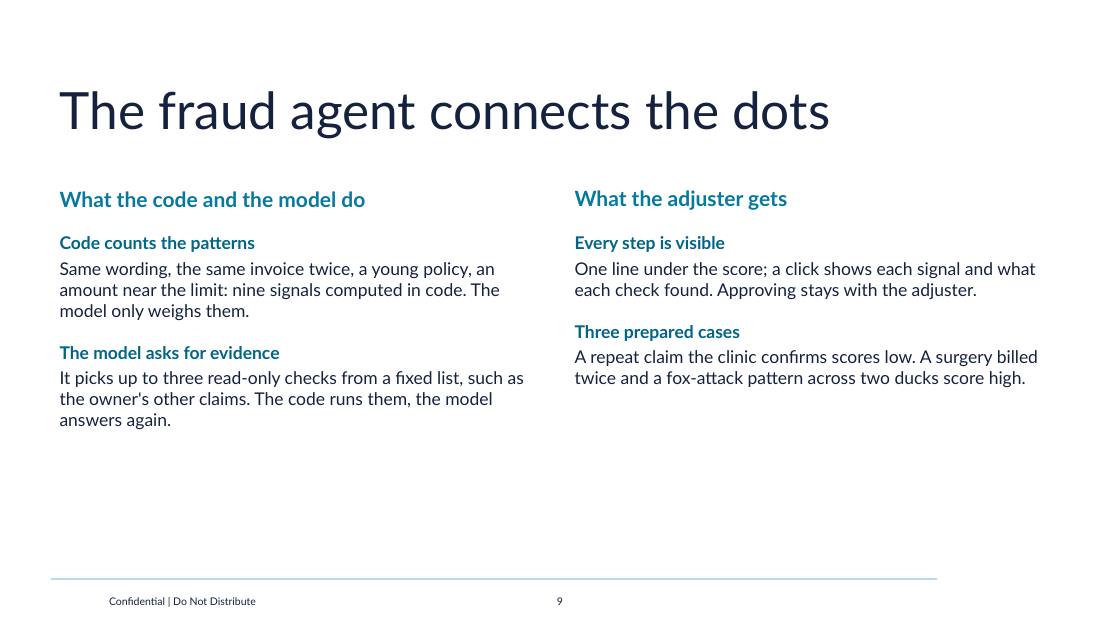
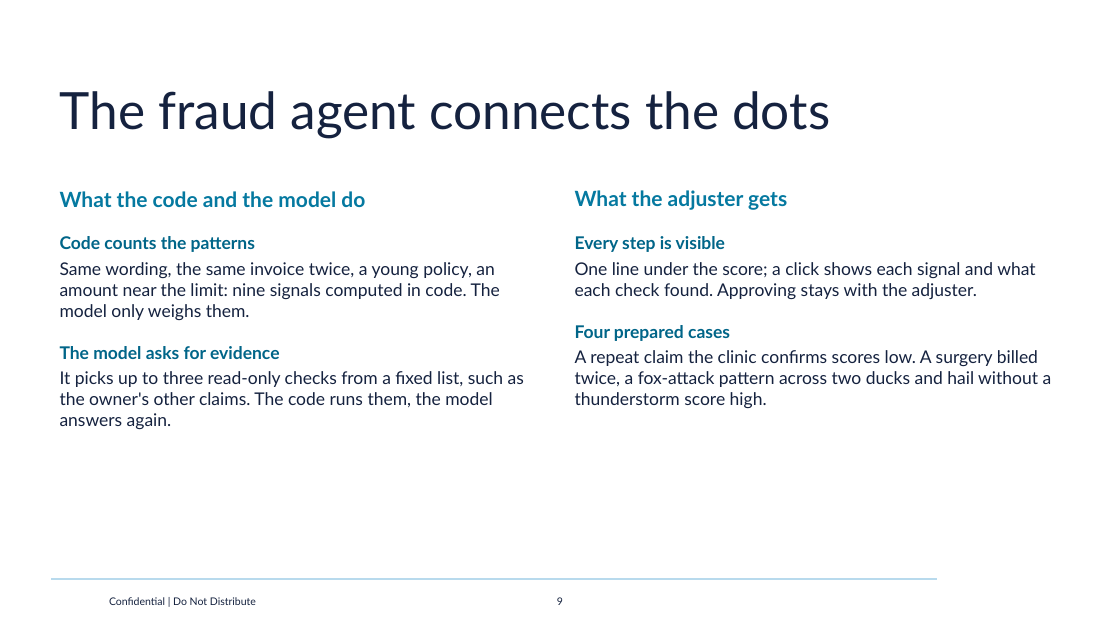
Before and after one commit to HanSolo/duckinsurance, a slide deck: slide 9 of Duck_agents_Azul.pptx. Drawn at 1120x630 pixels with LibreOffice and Linux fonts; fonts in the diff are those of the drawing; background and template pictures are left out. Boxes give left, top, right and bottom in pixels: in the first picture for what was removed or moved away, otherwise in the second. Text is boxed around its words. In the diff, an @@ line names an element or a change of style, - is before the commit and + after.

Commit message:
Added a weather check to the fraud agent
So the Fraud agent now also checks against weather conditions with a public mcp server that has historic data. So the Insurance app also acts as mcp client. Therefor new data has been seeded to have a test case

```diff
--- a/Duck_agents_Azul.pptx
+++ b/Duck_agents_Azul.pptx
@@ text at (575,325,1052,408): text changed @@
-Three prepared cases
-A repeat claim the clinic confirms scores low. A surgery billed twice and a fox-attack pattern across two ducks score high.
+Four prepared cases
+A repeat claim the clinic confirms scores low. A surgery billed twice, a fox-attack pattern across two ducks and hail without a thunderstorm score high.
```
Also in this commit, not shown: 3 other slides changed, 1 slide added, 20 other files.
